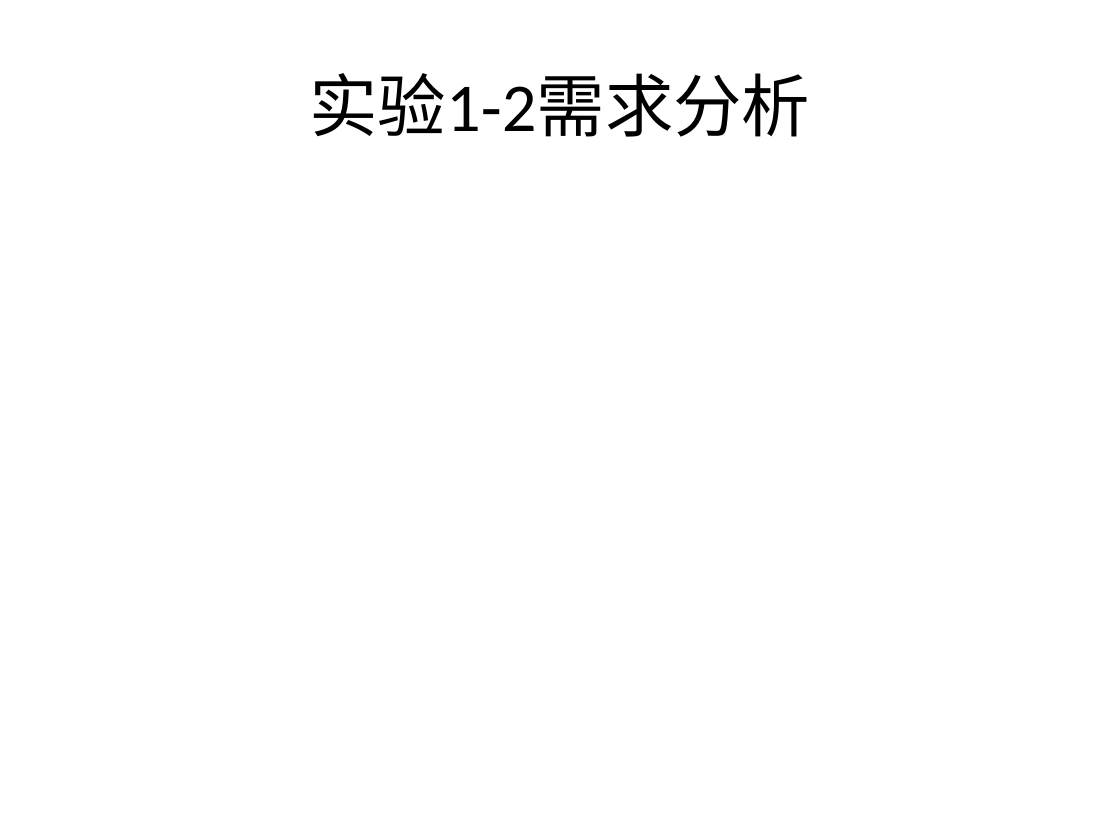
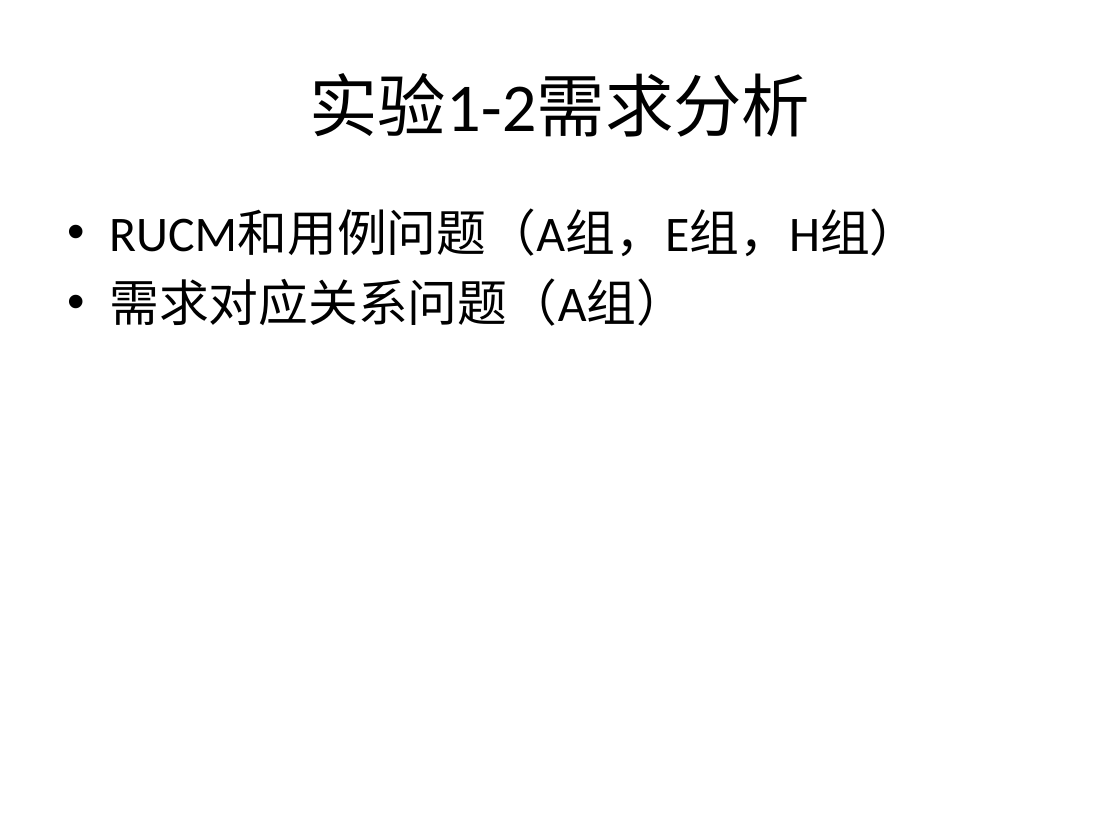
Before and after one commit to bhsei/16TeamC, a slide deck: slide 3 of 2.项目PPT/十七周-项目总结.pptx. Drawn at 1120x840 pixels with LibreOffice and Linux fonts; fonts in the diff are those of the drawing. Boxes give left, top, right and bottom in pixels: in the first picture for what was removed or moved away, otherwise in the second. Text is boxed around its words. In the diff, an @@ line names an element or a change of style, - is before the commit and + after.

Commit message:
修改测试与需求关系

```diff
--- a/2.项目PPT/十七周-项目总结.pptx
+++ b/2.项目PPT/十七周-项目总结.pptx
@@ text added at (x1=109, y1=210, x2=919, y2=326), 32 pt, text #000000 @@
+• RUCM和用例问题（A组，E组，H组）
+• 需求对应关系问题（A组）
```
Also in this commit, not shown: 4 other files.
